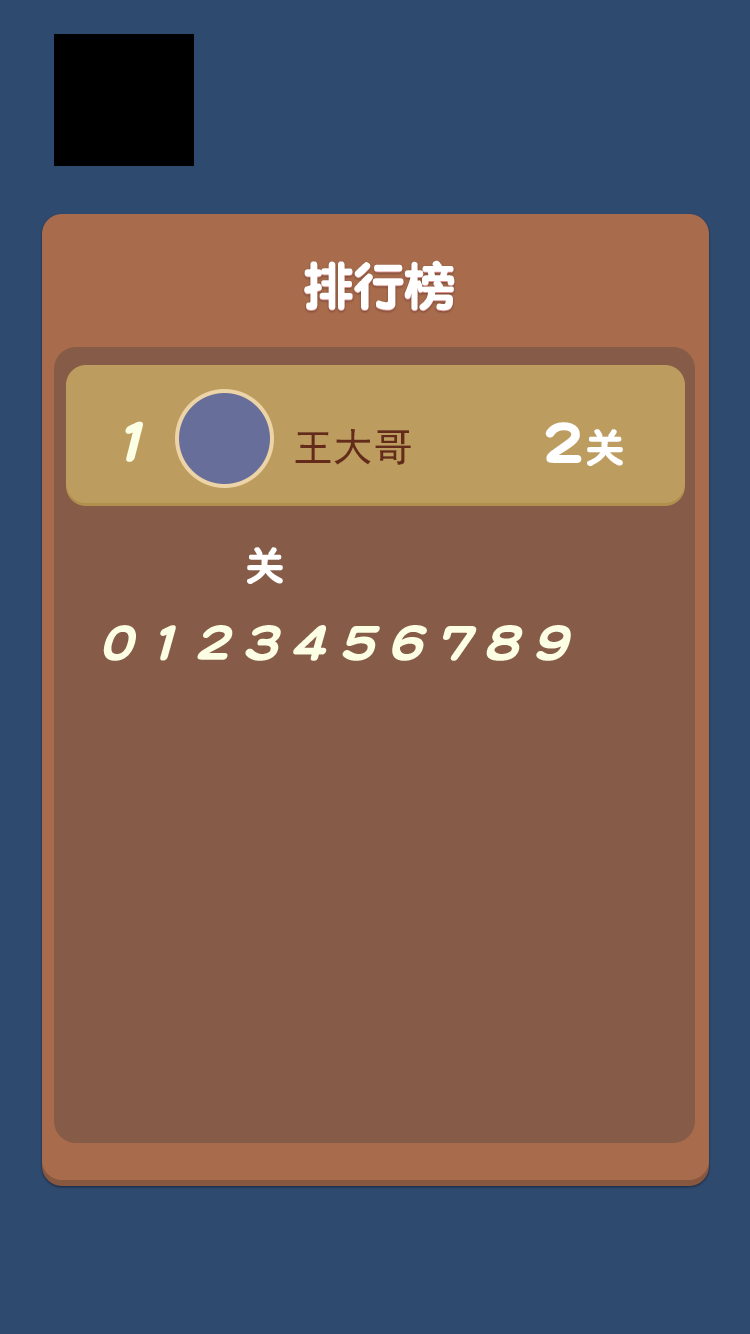
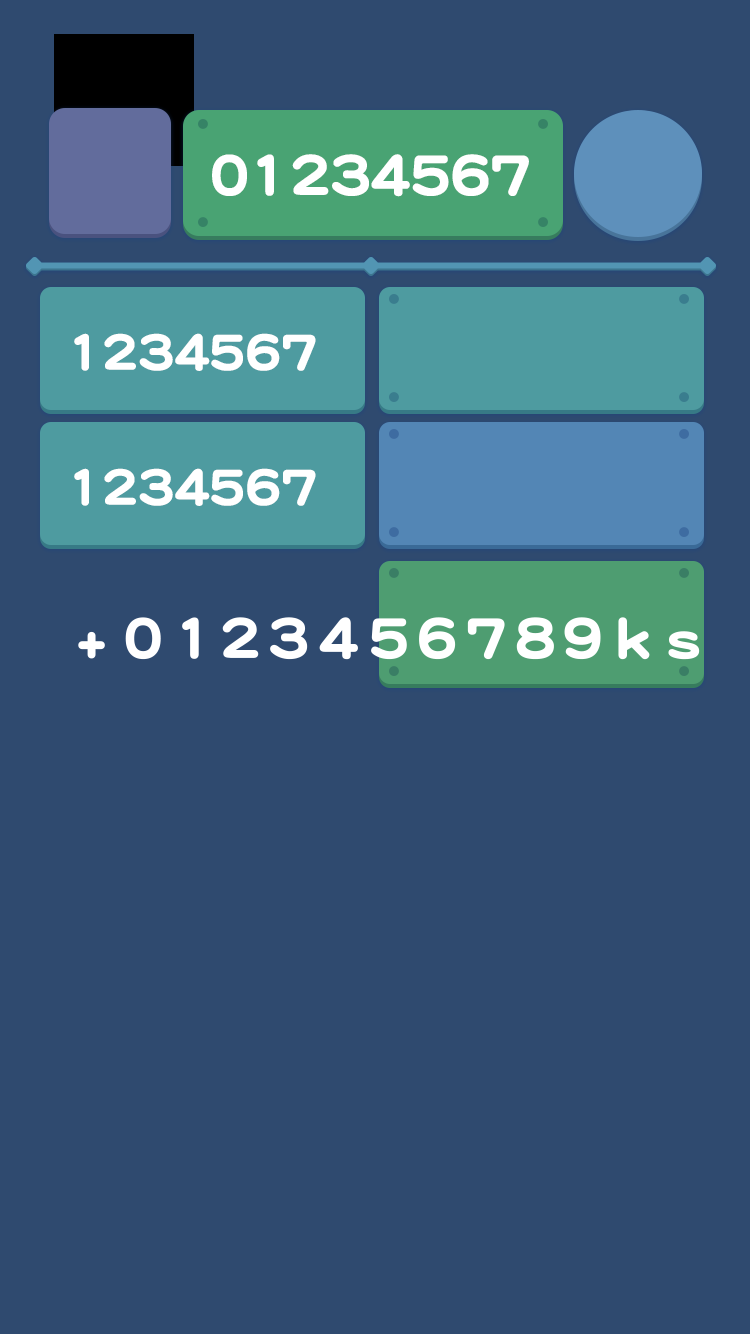
Layered file, before and after one edit (750×1334). Changes by layer:
hid group "排行榜" (1st of 3) (20 layers) over <box>42,208,709,1186</box>
showed group "游戏内容" (42 layers) over <box>25,105,718,688</box>
added group "组 15 拷贝 2" with 3 layers in group "组 4 拷贝 2" over <box>379,557,704,688</box>
added layer "椭圆 3" (1st of 3, in "游戏内容" › "内容" › "组 4 拷贝 2" › "组 15 拷贝 2") (multiply) in group "组 15 拷贝 2" over <box>389,568,689,676</box>
added layer "矩形 4 拷贝 2" (2nd of 5, in "游戏内容" › "内容" › "组 4 拷贝 2" › "组 15 拷贝 2") (color dodge) in group "组 15 拷贝 2" over <box>379,557,704,684</box>
moved "矩形 4 拷贝" (2nd of 5, in "游戏内容" › "内容" › "组 4 拷贝 2" › "组 15 拷贝 2") into group "组 15 拷贝 2", painted on it over <box>379,422,704,688</box>
added group "组 15 拷贝" with 3 layers in group "组 4 拷贝 2" over <box>379,418,704,549</box>
added layer "椭圆 3" (2nd of 3, in "游戏内容" › "内容" › "组 4 拷贝 2" › "组 15 拷贝") (multiply) in group "组 15 拷贝" over <box>389,429,689,537</box>
moved "矩形 4 拷贝 2" (3rd of 5, in "游戏内容" › "内容" › "组 4 拷贝 2" › "组 15 拷贝") into group "组 15 拷贝" over <box>379,418,704,545</box>
added layer "矩形 4 拷贝" (3rd of 5, in "游戏内容" › "内容" › "组 4 拷贝 2" › "组 15 拷贝") in group "组 15 拷贝" over <box>379,422,704,549</box>
added group "组 15" with 3 layers in group "组 4 拷贝 2" over <box>379,283,704,414</box>
added layer "椭圆 3" (3rd of 3, in "游戏内容" › "内容" › "组 4 拷贝 2" › "组 15") (multiply) in group "组 15" over <box>389,294,689,402</box>
moved "矩形 4 拷贝 2" (4th of 5, in "游戏内容" › "内容" › "组 4 拷贝 2" › "组 15") into group "组 15" over <box>379,283,704,410</box>
moved "矩形 4 拷贝" (4th of 5, in "游戏内容" › "内容" › "组 4 拷贝 2" › "组 15") into group "组 15" over <box>379,287,704,414</box>
added group "组 16" with 3 layers in group "任务" over <box>183,108,563,240</box>
added layer "椭圆 3 拷贝" (multiply) in group "组 16" over <box>198,119,548,227</box>
moved "矩形 2 拷贝" into group "组 16" over <box>183,108,563,236</box>
moved "矩形 2" into group "组 16" over <box>183,110,563,240</box>
…and 2 more changes (2 added)
